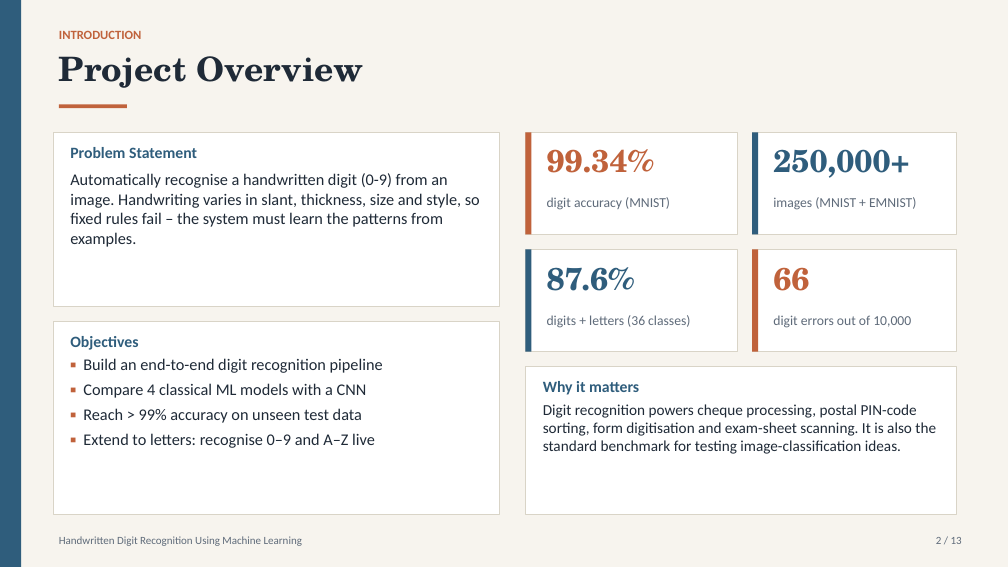
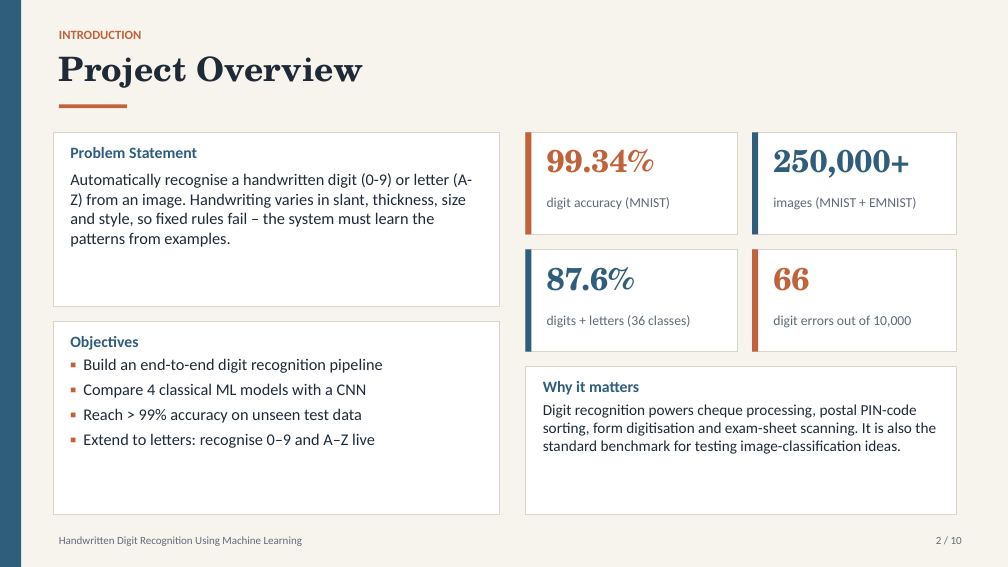
Before and after one commit to LostRunes/digirecog, a slide deck: slide 2 of Handwritten_Digit_Recognition.pptx. Drawn at 1008x567 pixels with LibreOffice and Linux fonts; fonts in the diff are those of the drawing. Boxes give left, top, right and bottom in pixels: in the first picture for what was removed or moved away, otherwise in the second. Text is boxed around its words. In the diff, an @@ line names an element or a change of style, - is before the commit and + after.

```diff
--- a/Handwritten_Digit_Recognition.pptx
+++ b/Handwritten_Digit_Recognition.pptx
@@ text at [70,173,472,247]: text changed @@
-Automatically recognise a handwritten digit (0-9) from an image. Handwriting varies in slant, thickness, size and style, so fixed rules fail – the system must learn the patterns from examples.
+Automatically recognise a handwritten digit (0-9) or letter (A-Z) from an image. Handwriting varies in slant, thickness, size and style, so fixed rules fail – the system must learn the patterns from examples.
```
Also in this commit, not shown: 6 other slides changed, 1 slide added, 4 slides removed, 1 other file.
